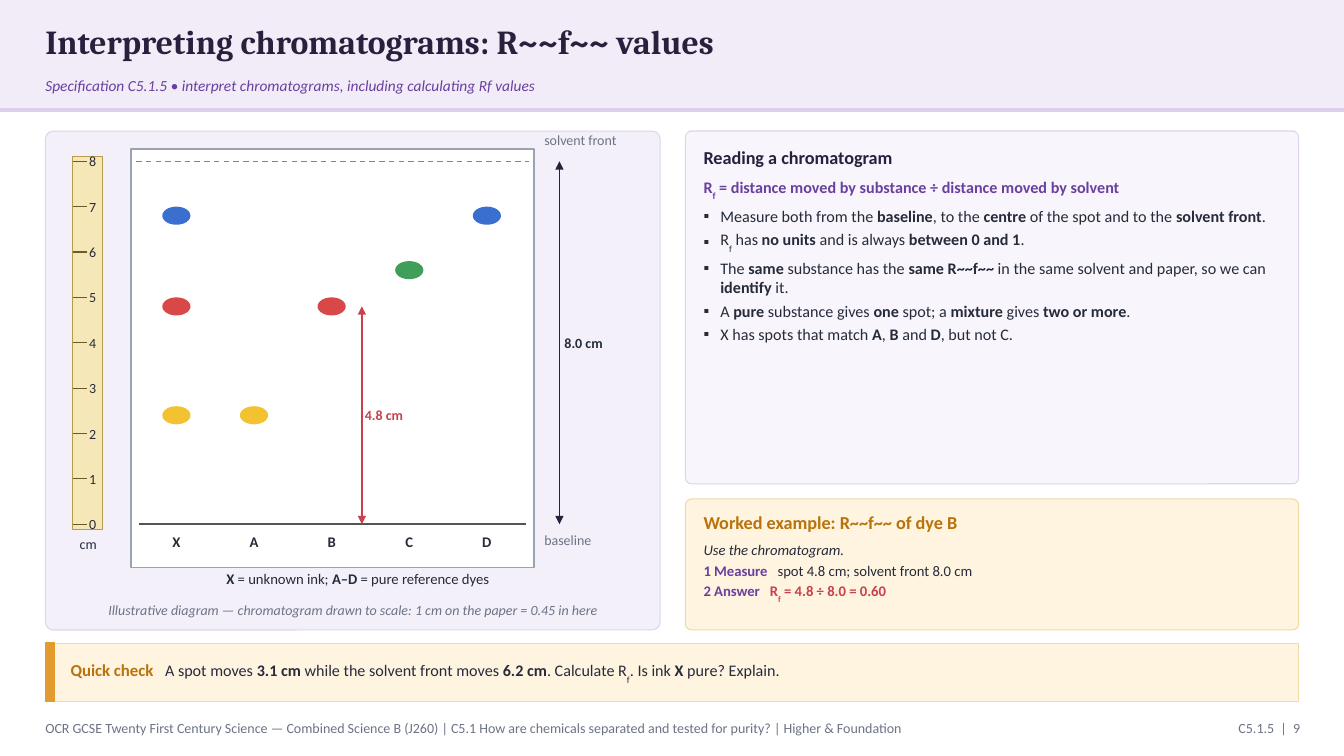
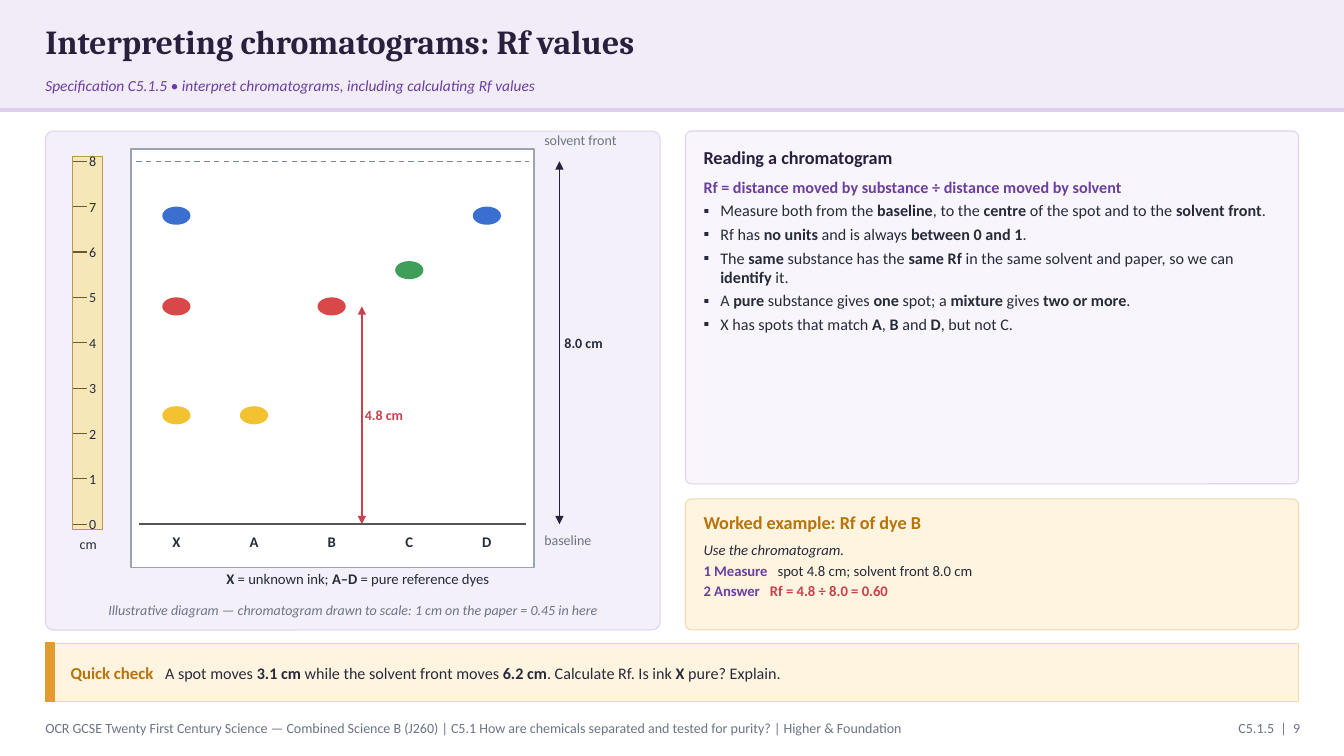
Before and after one commit to pstephenphilip-ship-it/Piri-MBBS, a slide deck: slide 9 of gcse-slides/ocr-chemistry/OCR21C_C5.1_SeparationPurity_Combined.pptx. Drawn at 1344x756 pixels with LibreOffice and Linux fonts; fonts in the diff are those of the drawing. Boxes give left, top, right and bottom in pixels: in the first picture for what was removed or moved away, otherwise in the second. Text is boxed around its words. In the diff, an @@ line names an element or a change of style, - is before the commit and + after.

```diff
--- a/gcse-slides/ocr-chemistry/OCR21C_C5.1_SeparationPurity_Combined.pptx
+++ b/gcse-slides/ocr-chemistry/OCR21C_C5.1_SeparationPurity_Combined.pptx
@@ text at <box>45,30,634,62</box>: text changed @@
-Interpreting chromatograms: R~~f~~ values
+Interpreting chromatograms: Rf values
@@ text at <box>704,181,1122,243</box>: now on the baseline in "Rf", "Rf" @@
@@ text at <box>720,253,1234,286</box>: text changed @@
-▪ The same substance has the same R~~f~~ in the same solvent and paper, so we can identify it.
+▪ The same substance has the same Rf in the same solvent and paper, so we can identify it.
@@ text at <box>704,516,921,532</box>: text changed @@
-Worked example: R~~f~~ of dye B
+Worked example: Rf of dye B
@@ text at <box>704,586,888,596</box>: now on the baseline in "Rf" @@
@@ text "Quick check A spot moves ..." at <box>71,667,781,682</box>: now on the baseline in "Rf." @@
```
Also in this commit, not shown: 14 other slides changed, 2 other files.
